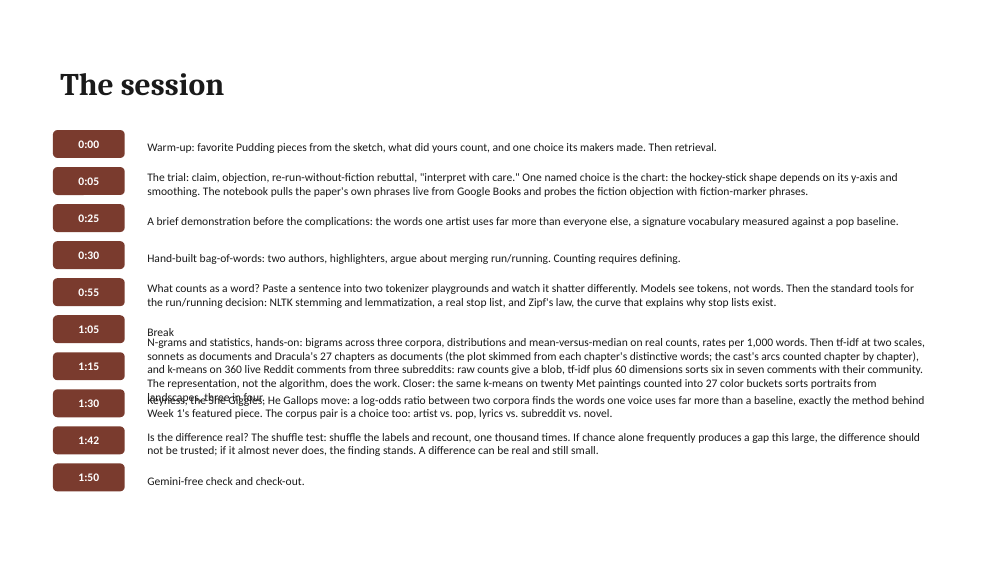
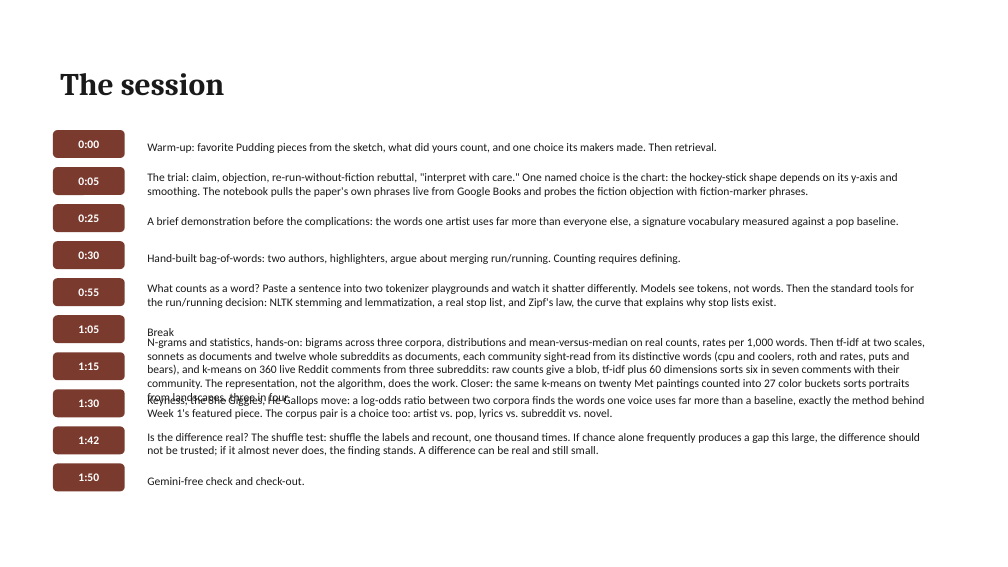
Before and after one commit to lucianli123/culture-as-data-2026, a slide deck: slide 13 of slides/pptx/week-02.pptx. Drawn at 1008x567 pixels with LibreOffice and Linux fonts; fonts in the diff are those of the drawing. Boxes give left, top, right and bottom in pixels: in the first picture for what was removed or moved away, otherwise in the second. Text is boxed around its words. In the diff, an @@ line names an element or a change of style, - is before the commit and + after.

Commit message:
Week 2: tf-idf on twelve subreddits as documents (replaces Dracula chapters); shared arctic_sample loader

```diff
--- a/slides/pptx/week-02.pptx
+++ b/slides/pptx/week-02.pptx
@@ text at bbox=[147, 338, 925, 405]: text changed @@
-N-grams and statistics, hands-on: bigrams across three corpora, distributions and mean-versus-median on real counts, rates per 1,000 words. Then tf-idf at two scales, sonnets as documents and Dracula's 27 chapters as documents (the plot skimmed from each chapter's distinctive words; the cast's arcs counted chapter by chapter), and k-means on 360 live Reddit comments from three subreddits: raw counts give a blob, tf-idf plus 60 dimensions sorts six in seven comments with their community. The representation, not the algorithm, does the work. Closer: the same k-means on twenty Met paintings counted into 27 color buckets sorts portraits from landscapes, three in four.
+N-grams and statistics, hands-on: bigrams across three corpora, distributions and mean-versus-median on real counts, rates per 1,000 words. Then tf-idf at two scales, sonnets as documents and twelve whole subreddits as documents, each community sight-read from its distinctive words (cpu and coolers, roth and rates, puts and bears), and k-means on 360 live Reddit comments from three subreddits: raw counts give a blob, tf-idf plus 60 dimensions sorts six in seven comments with their community. The representation, not the algorithm, does the work. Closer: the same k-means on twenty Met paintings counted into 27 color buckets sorts portraits from landscapes, three in four.
```
Also in this commit, not shown: 14 other files.
